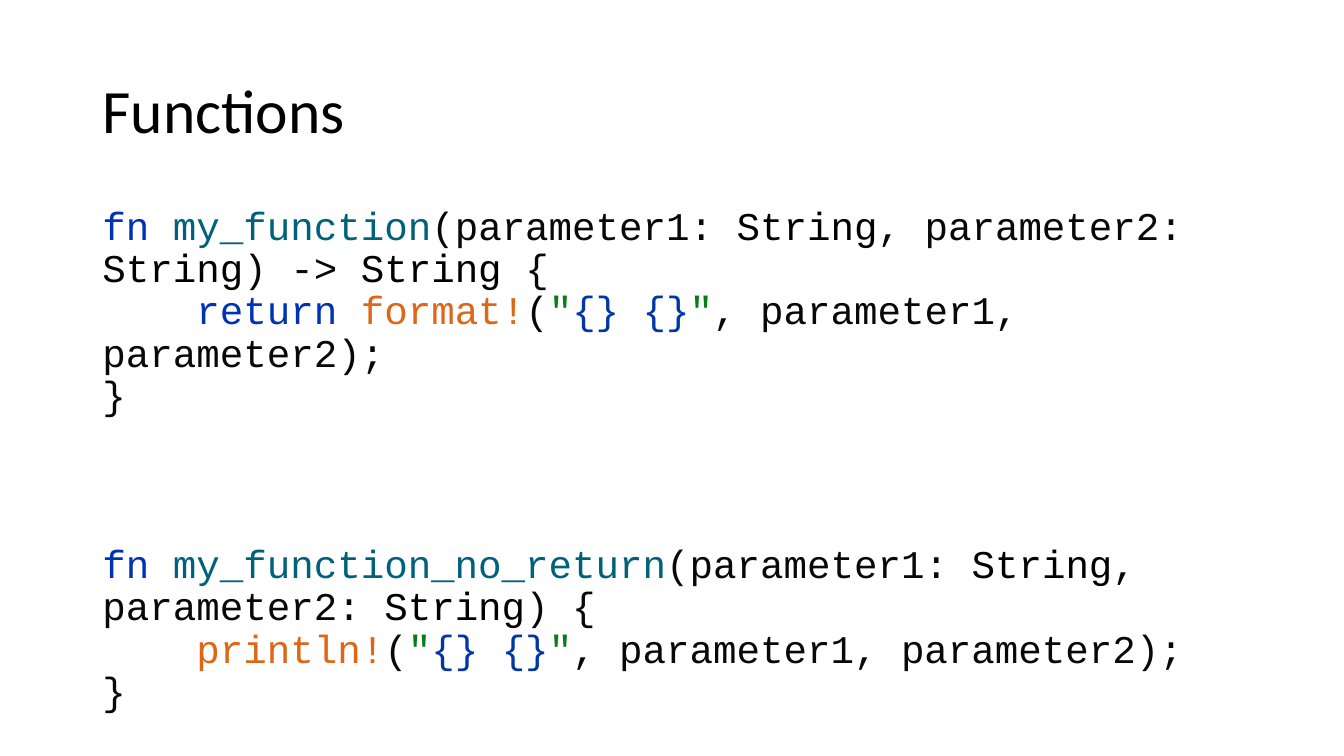
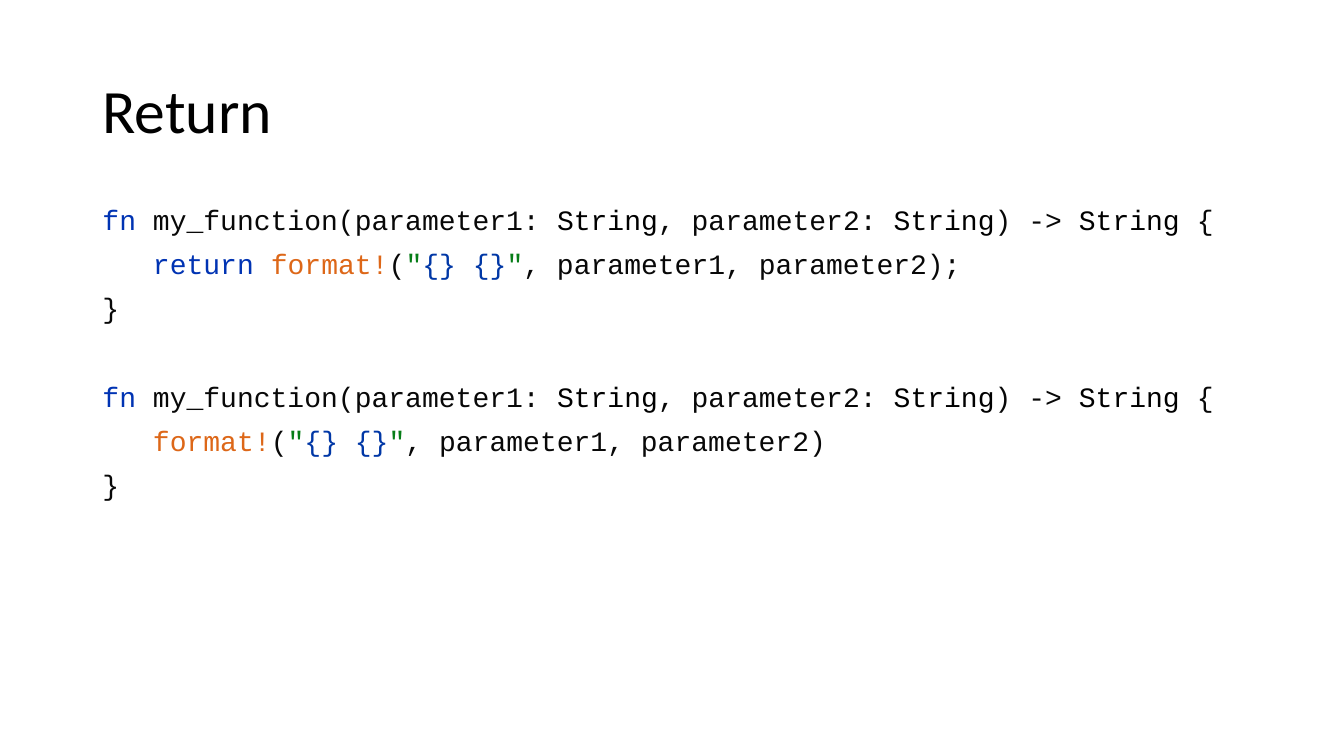
Before and after one commit to kugushev/course-rust-basics, a slide deck: slide 36 of pres/01-Intro.pptx. Drawn at 1344x756 pixels with LibreOffice and Linux fonts; fonts in the diff are those of the drawing. Boxes give left, top, right and bottom in pixels: in the first picture for what was removed or moved away, otherwise in the second. Text is boxed around its words. In the diff, an @@ line names an element or a change of style, - is before the commit and + after.

```diff
--- a/pres/01-Intro.pptx
+++ b/pres/01-Intro.pptx
@@ title at [102,93,271,134]: text changed @@
-Functions
+Return
@@ text at [102,210,1180,457]: text changed; size 28 to 20 pt @@
-fn my_function(parameter1: String, parameter2: String) -> String {
-return format!("{} {}", parameter1, parameter2);
-}
-fn my_function_no_return(parameter1: String, parameter2: String) {
-println!("{} {}", parameter1, parameter2);
-}
+fn my_function(parameter1: String, parameter2: String) -> String {
+return format!("{} {}", parameter1, parameter2);
+}
+fn my_function(parameter1: String, parameter2: String) -> String {
+format!("{} {}", parameter1, parameter2)
+}
```
Also in this commit, not shown: 44 other slides changed, 2 slides added, 4 slides removed, 34 other files.
